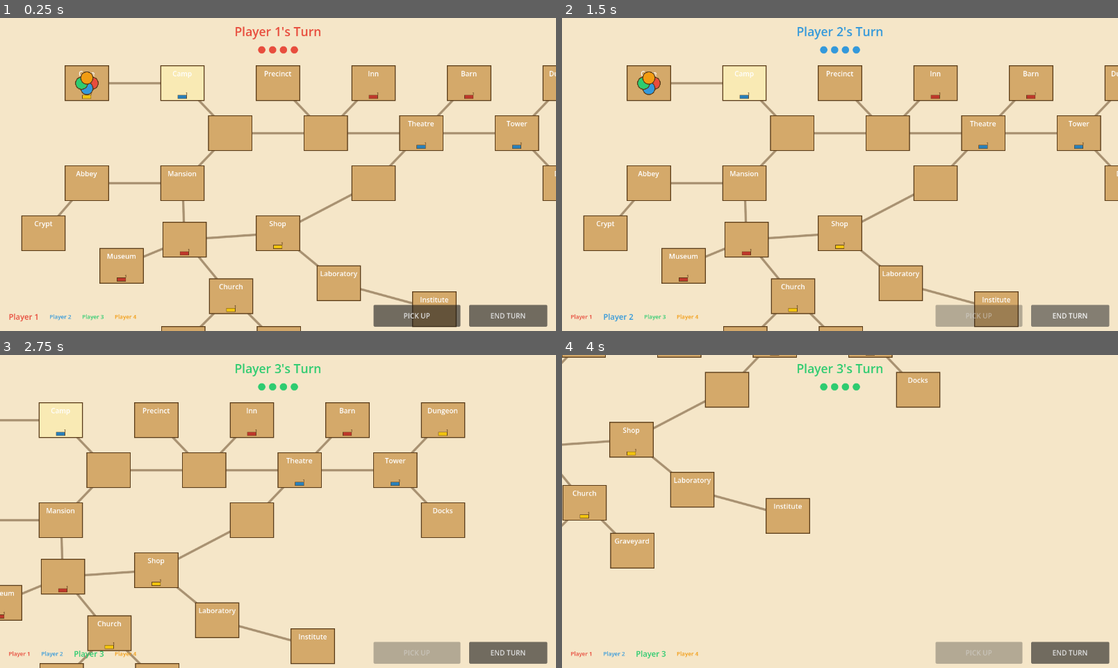
Above: before the commit, frames 1-4 (two rows, left to right).
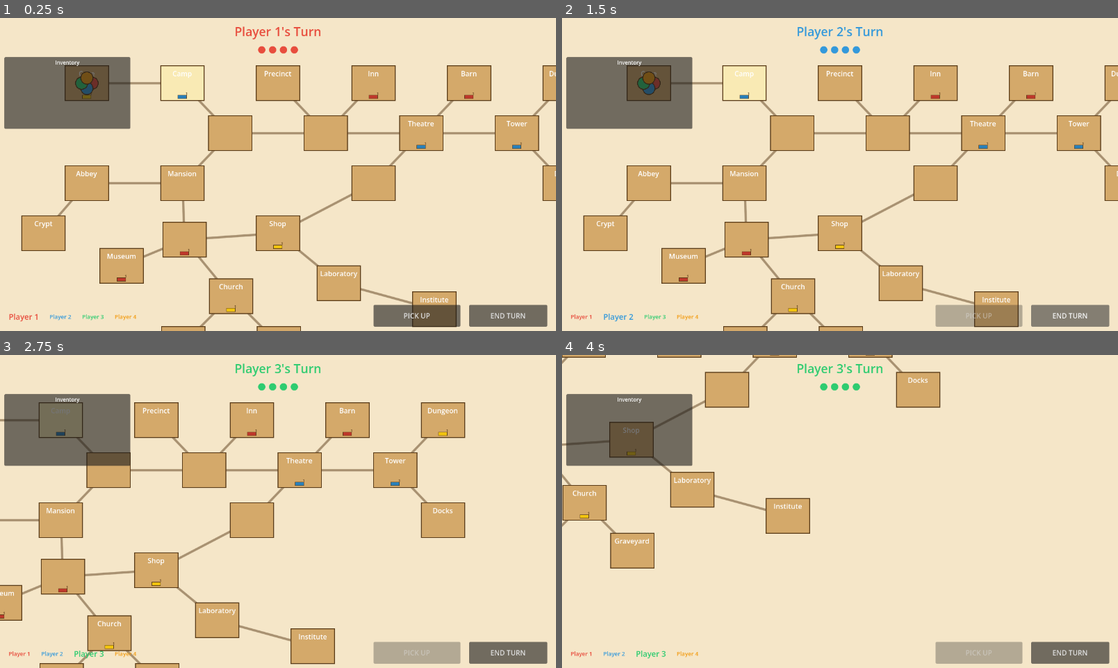
Above: after the commit, the same moments.

Repository: arlopurcell/horrified-board-game
Game: Godot game, scene res://scenes/Main.tscn
Two runs of this game, one before a commit and one after it. Both use one fixed random seed, a clock stepped at 60 frames per second and the inputs below. The project has no main scene, so this scene is started directly.
Inputs (mouse positions are in pixels of both pictures, inside the frame that each line leads up to):
- Up to frame 1 (0.25 s): no input
- Up to frame 2 (1.5 s): click "PICK UP" at 0.5 s; click "END TURN" at 1.25 s
- Up to frame 3 (2.75 s): tap Enter at 2 s; move the mouse to (66, 401) at 2.02 s; hold D from 2.03 s (still down); click (66, 401) at 2.17 s
- Up to frame 4 (4 s): move the mouse to (600, 401) at 2.77 s; release D at 2.78 s; hold S 2.78-3.53 s; click (600, 401) at 2.92 s; move the mouse to (784, 380) at 3.52 s; hold D from 3.53 s (still down); click (784, 380) at 3.67 s

The runs differ from the first frame. In frame 1, 5.3% of the frame differs, in the area x 0-24%, y 12-36%; in frame 2, 5.3%; in frame 3, 5.2%; in frame 4, 5.3%.

Commit message:
fix: wrap inventory in Panel node so it has a visible background

Diff:
--- a/scenes/UI.gd
+++ b/scenes/UI.gd
@@ -4,7 +4,7 @@
 @onready var player_roster: HBoxContainer = $PlayerRoster
 @onready var end_turn_button: Button = $EndTurnButton
 @onready var moves_indicator: Label = $MovesIndicator
-@onready var inventory_list: RichTextLabel = $InventoryScroll/InventoryList
+@onready var inventory_list: RichTextLabel = $InventoryPanel/InventoryScroll/InventoryList
 @onready var pickup_button: Button = $PickupButton
 
 const COLOR_HEX := {"red": "#c0392b", "blue": "#2980b9", "yellow": "#d4ac0d"}
--- a/scenes/UI.tscn
+++ b/scenes/UI.tscn
@@ -21,13 +21,26 @@
 vertical_alignment = 1
 theme_override_font_sizes/font_size = 22
 
-[node name="InventoryScroll" type="ScrollContainer" parent="."]
+[node name="InventoryPanel" type="Panel" parent="."]
 offset_left = 10.0
 offset_top = 90.0
-offset_right = 500.0
-offset_bottom = 220.0
+offset_right = 300.0
+offset_bottom = 255.0
 
-[node name="InventoryList" type="RichTextLabel" parent="InventoryScroll"]
+[node name="InventoryHeader" type="Label" parent="InventoryPanel"]
+anchor_right = 1.0
+offset_top = 4.0
+offset_bottom = 24.0
+text = "Inventory"
+theme_override_font_sizes/font_size = 12
+horizontal_alignment = 1
+
+[node name="InventoryScroll" type="ScrollContainer" parent="InventoryPanel"]
+anchor_right = 1.0
+anchor_bottom = 1.0
+offset_top = 26.0
+
+[node name="InventoryList" type="RichTextLabel" parent="InventoryPanel/InventoryScroll"]
 layout_mode = 2
 bbcode_enabled = true
 scroll_active = false
